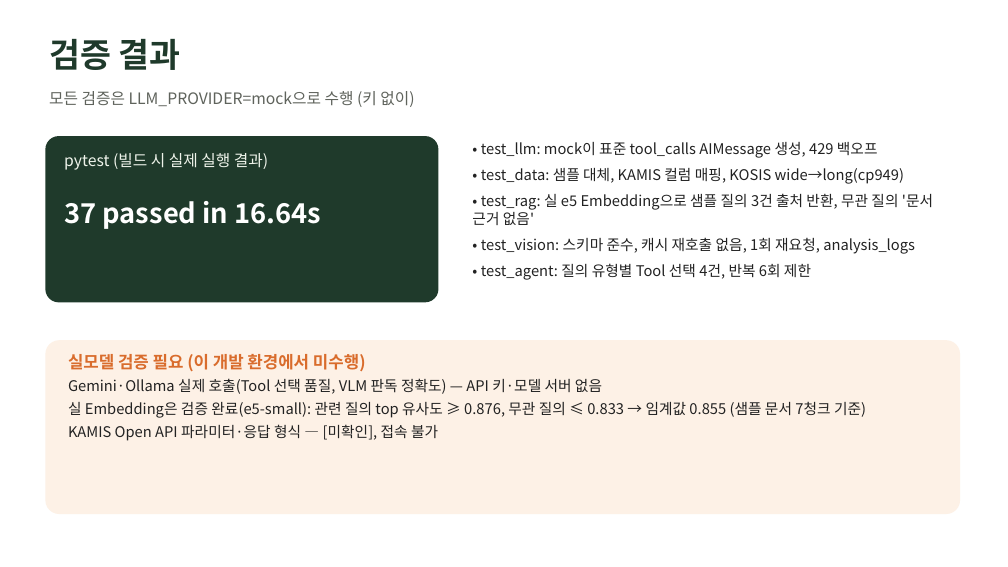
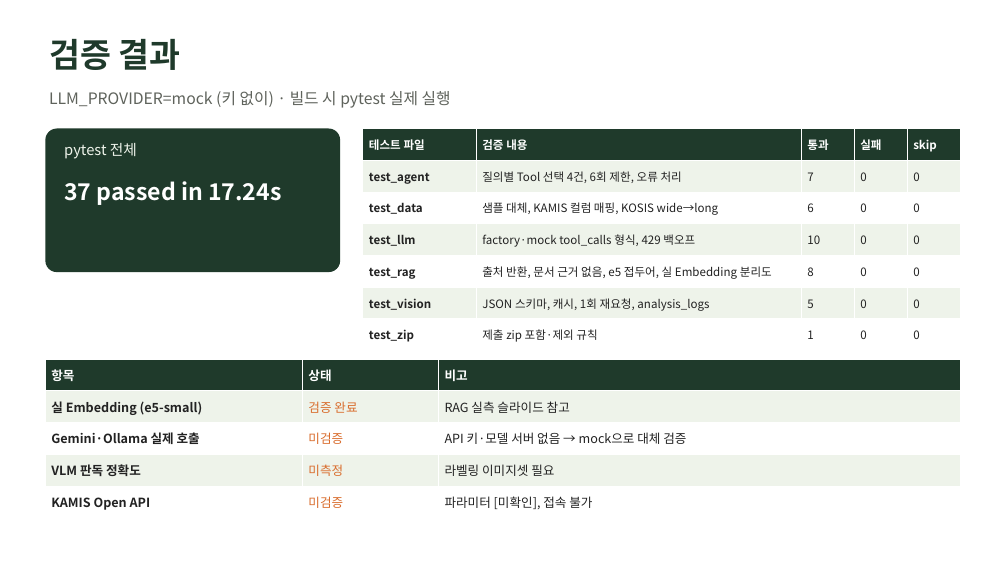
Before and after one commit to ruberduckdot/ICT-work, a slide deck: slide 21 of docs/발표자료.pptx (slide 12 before the commit). Drawn at 1008x567 pixels with LibreOffice and Linux fonts; fonts in the diff are those of the drawing. Boxes give left, top, right and bottom in pixels: in the first picture for what was removed or moved away, otherwise in the second. Text is boxed around its words. In the diff, an @@ line names an element or a change of style, - is before the commit and + after.

```diff
--- a/docs/발표자료.pptx
+++ b/docs/발표자료.pptx
@@ text at (49, 91, 451, 108): text changed @@
-모든 검증은 LLM_PROVIDER=mock으로 수행 (키 없이)
+LLM_PROVIDER=mock (키 없이) · 빌드 시 pytest 실제 실행
@@ rounded rectangle: place and size @@
-rounded rectangle at (45, 136, 439, 302)
+rounded rectangle at (45, 129, 340, 272)
@@ text at (64, 143, 137, 159): text changed; size 15 to 14 pt @@
-pytest (빌드 시 실제 실행 결과)
+pytest 전체
@@ table added at (363, 129, 960, 351), 7 rows, 5 columns @@
+테스트 파일 | 검증 내용 | 통과 | 실패 | skip
+test_agent | 질의별 Tool 선택 4건, 6회 제한, 오류 처리 | 7 | 0 | 0
+test_data | 샘플 대체, KAMIS 컬럼 매핑, KOSIS wide→long | 6 | 0 | 0
+test_llm | factory·mock tool_calls 형식, 429 백오프 | 10 | 0 | 0
+test_rag | 출처 반환, 문서 근거 없음, e5 접두어, 실 Embedding 분리도 | 8 | 0 | 0
+test_vision | JSON 스키마, 캐시, 1회 재요청, analysis_logs | 5 | 0 | 0
+test_zip | 제출 zip 포함·제외 규칙 | 1 | 0 | 0
@@ text removed at (472, 142, 933, 280) @@
-• test_llm: mock이 표준 tool_calls AIMessage 생성, 429 백오프
-• test_data: 샘플 대체, KAMIS 컬럼 매핑, KOSIS wide→long(cp949)
-• test_rag: 실 e5 Embedding으로 샘플 질의 3건 출처 반환, 무관 질의 '문서 근거 없음'
-• test_vision: 스키마 준수, 캐시 재호출 없음, 1회 재요청, analysis_logs
-• test_agent: 질의 유형별 Tool 선택 4건, 반복 6회 제한
@@ text at (64, 181, 281, 205): text changed; size 26 to 22 pt @@
-37 passed in 16.64s
+37 passed in 17.24s
@@ rounded rectangle removed at (45, 340, 960, 514) @@
@@ table added at (45, 359, 960, 518), 5 rows, 3 columns @@
+항목 | 상태 | 비고
+실 Embedding (e5-small) | 검증 완료 | RAG 실측 슬라이드 참고
+Gemini·Ollama 실제 호출 | 미검증 | API 키·모델 서버 없음 → mock으로 대체 검증
+VLM 판독 정확도 | 미측정 | 라벨링 이미지셋 필요
+KAMIS Open API | 미검증 | 파라미터 [미확인], 접속 불가
@@ text removed at (68, 354, 866, 441) @@
-실모델 검증 필요 (이 개발 환경에서 미수행)
-Gemini·Ollama 실제 호출(Tool 선택 품질, VLM 판독 정확도) — API 키·모델 서버 없음
-실 Embedding은 검증 완료(e5-small): 관련 질의 top 유사도 ≥ 0.876, 무관 질의 ≤ 0.833 → 임계값 0.855 (샘플 문서 7청크 기준)
-KAMIS Open API 파라미터·응답 형식 — [미확인], 접속 불가
```
Also in this commit, not shown: 1 other slide changed, 10 slides added, 1 slide removed, 18 other files.
